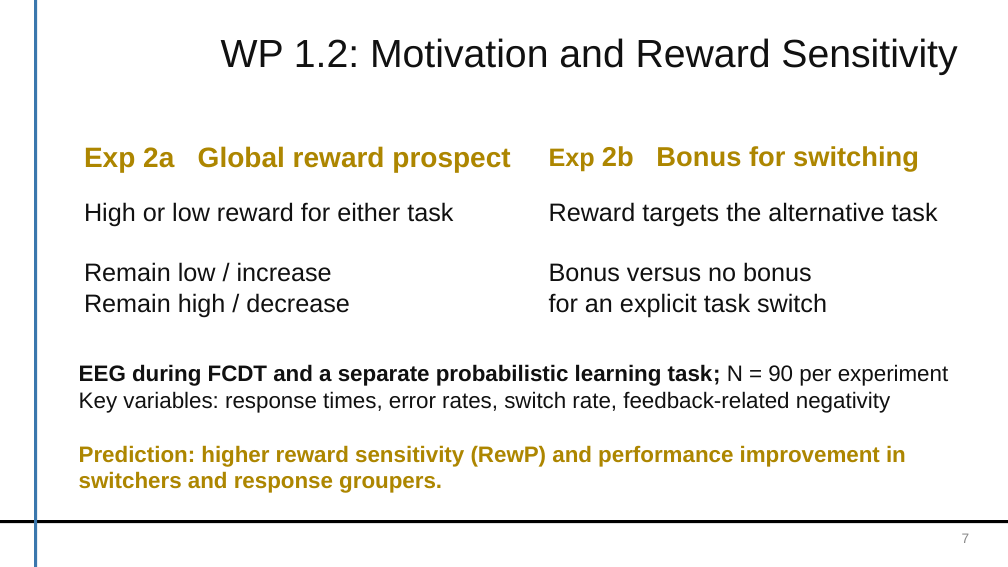
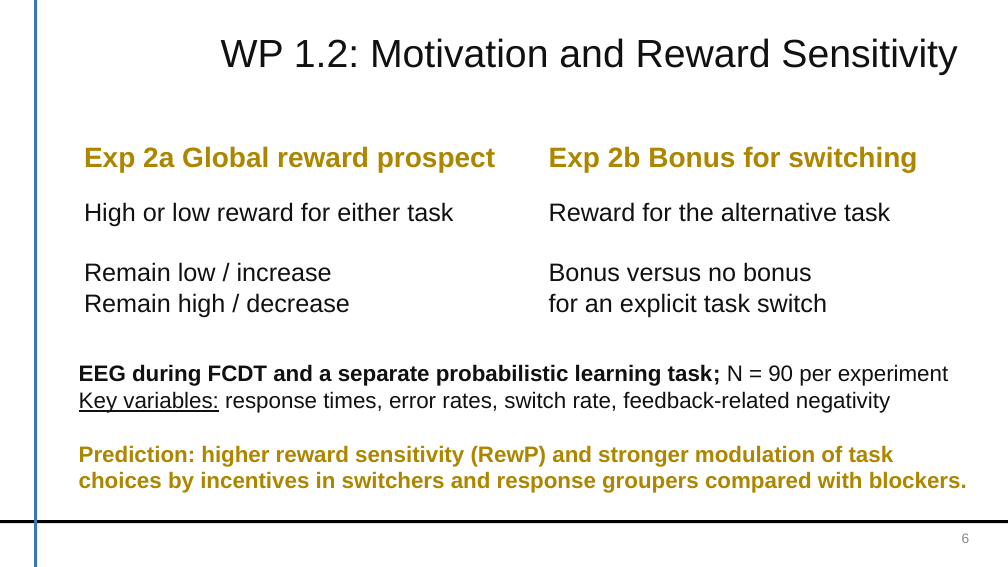
Before and after one commit to dirk-ostwald/Optimal-dual-task-performance, a slide deck: slide 7 of presentation/TP3-Kick-Off-Presentation-JB-DO.pptx (slide 6 before the commit). Drawn at 1008x567 pixels with LibreOffice and Linux fonts; fonts in the diff are those of the drawing; background and template pictures are left out. Boxes give left, top, right and bottom in pixels: in the first picture for what was removed or moved away, otherwise in the second. Text is boxed around its words. In the diff, an @@ line names an element or a change of style, - is before the commit and + after.

```diff
--- a/presentation/TP3-Kick-Off-Presentation-JB-DO.pptx
+++ b/presentation/TP3-Kick-Off-Presentation-JB-DO.pptx
@@ text "Exp 2a Global reward prospect" rewrapped from [84,146,510,172] to [84,146,495,172] @@
@@ text "Exp 2b Bonus for switching" at [549,146,917,172]: size 18 to 20 pt in "Exp"; size 19.5 to 20 pt in "2b Bonus for switching" @@
@@ text at [549,202,890,222]: text changed @@
-Reward targets the alternative task
+Reward for the alternative task
@@ text at [79,391,890,413]: underline on in "Key variables:" @@
@@ text at [79,445,967,493]: text changed @@
-Prediction: higher reward sensitivity (RewP) and performance improvement in switchers and response groupers.
+Prediction: higher reward sensitivity (RewP) and stronger modulation of task choices by incentives in switchers and response groupers compared with blockers.
@@ text at [962,533,970,543]: text changed @@
-7
+6
```
Also in this commit, not shown: 6 other slides changed, 20 slides added, 11 other files.
